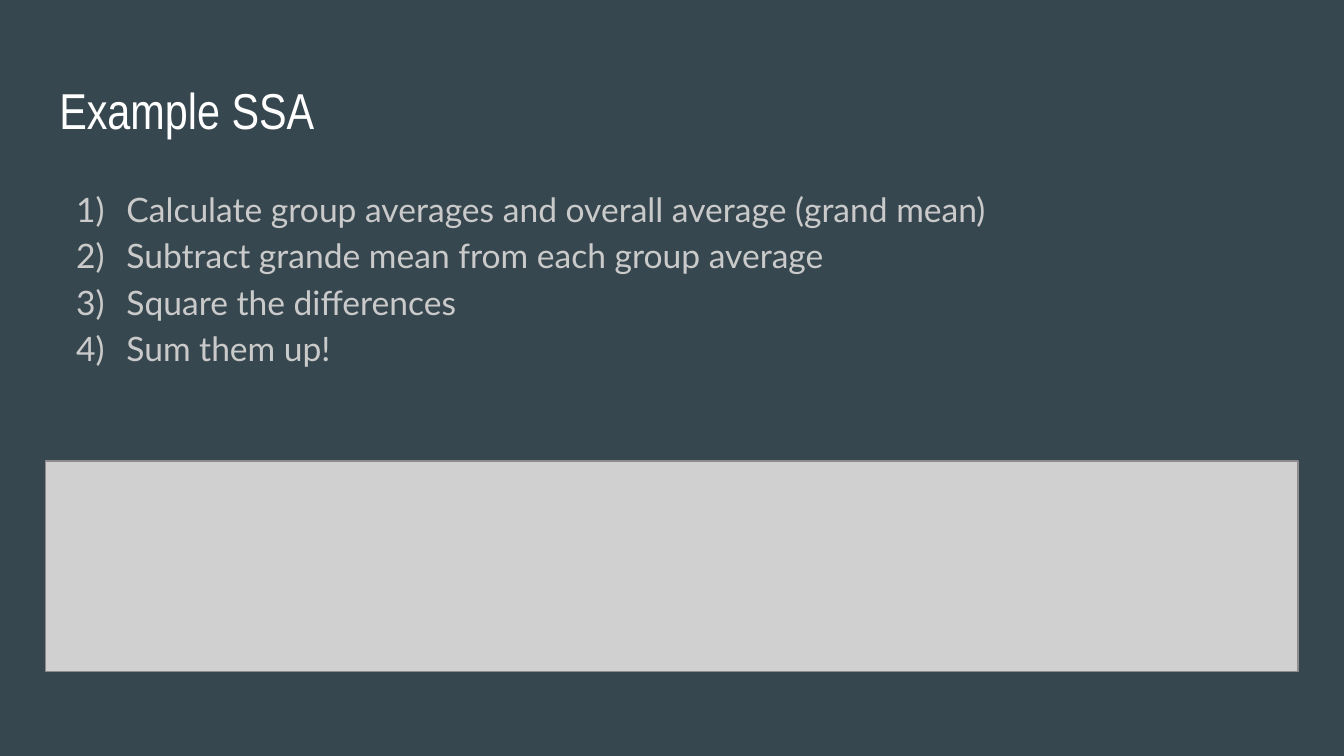
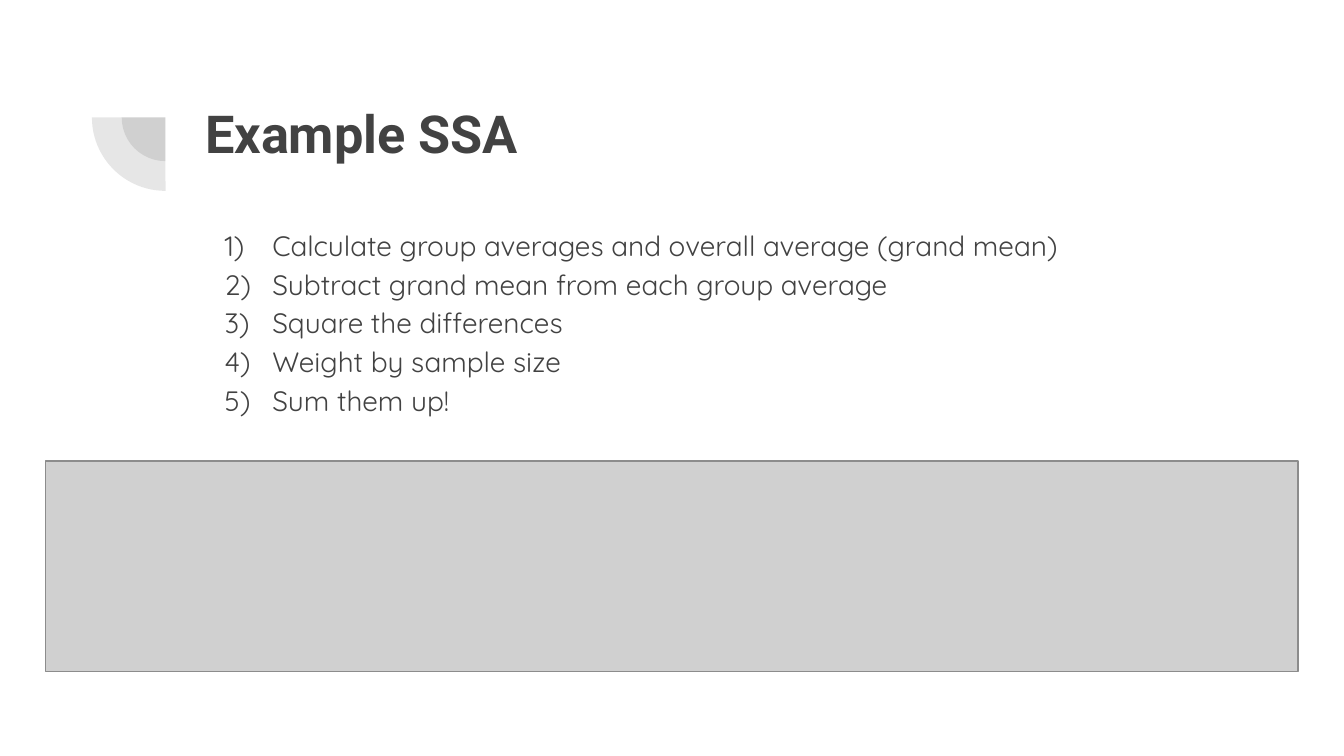
Before and after one commit to rjwrobel86/Python4Statistics, a slide deck: slide 10 of Stuff For Class/Slides/ANOVA.pptx (slide 9 before the commit). Drawn at 1344x756 pixels with LibreOffice and Linux fonts; fonts in the diff are those of the drawing; grey boxes stand for pictures. Boxes give left, top, right and bottom in pixels: in the first picture for what was removed or moved away, otherwise in the second. Text is boxed around its words. In the diff, an @@ line names an element or a change of style, - is before the commit and + after.

```diff
--- a/Stuff For Class/Slides/ANOVA.pptx
+++ b/Stuff For Class/Slides/ANOVA.pptx
@@ background #37474F to #FFFFFF @@
@@ pie slice (boxed as its full ellipse) added at [91, 44, 238, 191], fill #424242 at 13% opacity @@
@@ pie slice (boxed as its full ellipse) added at [122, 74, 210, 161], fill #424242 at 13% opacity @@
@@ title "Example SSA": place and size @@
-title "Example SSA" at [59, 92, 315, 139]
+title "Example SSA" at [205, 114, 518, 164]
@@ title "Example SSA" at [205, 114, 518, 164]: size 27 to 28 pt, font Arial Narrow to Roboto, text colour #FFFFFF to #424242, bold on @@
@@ text "Calculate group averages and overall ...": place and size @@
-text "Calculate group averages and overall ..." at [126, 196, 985, 367]
+text "Calculate group averages and overall ..." at [272, 235, 1058, 417]
@@ text at [272, 235, 1058, 417]: size 18 to 15 pt, font Lato to Quicksand, text colour #CACACA to #424242 in "Calculate group averages and overall average (grand ...", "Square the differences", "Sum them up!"; indent changed; bullet colour #CACACA to #424242 @@
@@ text at [272, 274, 887, 301]: text changed; size 18 to 15 pt; font Lato to Quicksand; text colour #CACACA to #424242 @@
-2) Subtract grande mean from each group average
+2) Subtract grand mean from each group average
@@ text at [272, 351, 561, 378]: paragraph added @@
+4) Weight by sample size
```
Also in this commit, not shown: 10 other slides changed, 8 slides added, 4 slides removed, 25 other files.
